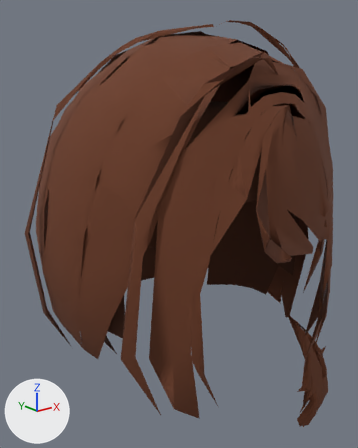
Before and after pictures for a commit that changed the glTF model art/characters/lod2/hair/full/hair_bob_pigtail.glb.
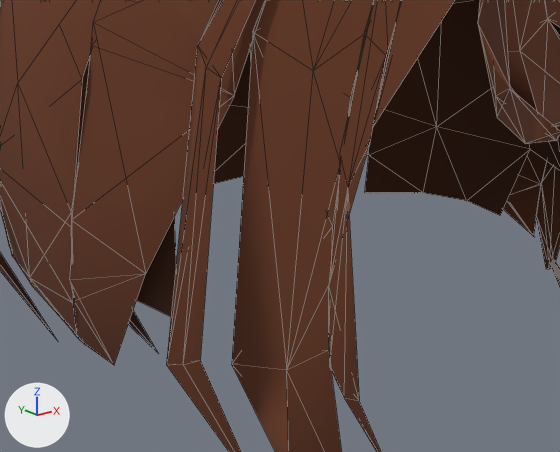
Old and new are each drawn whole from a 50 mm camera at (-0.553, -0.647, 1.059) aimed at (0.007, 0.053, 0.779) and again close up on the part from 13% to 82% of the width and 45% to 89% of the height. Every picture has the same lights, and +X, +Y and +Z are marked at lower left. The older version's two pictures come first. The close-ups show mesh edges as thin lines. Vertices at exactly the same position are counted once.

Objects in the first close-up: 'hair_bob_pigtail'.
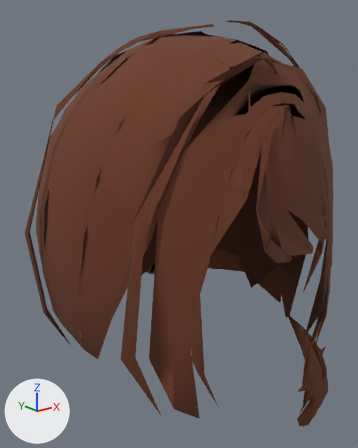
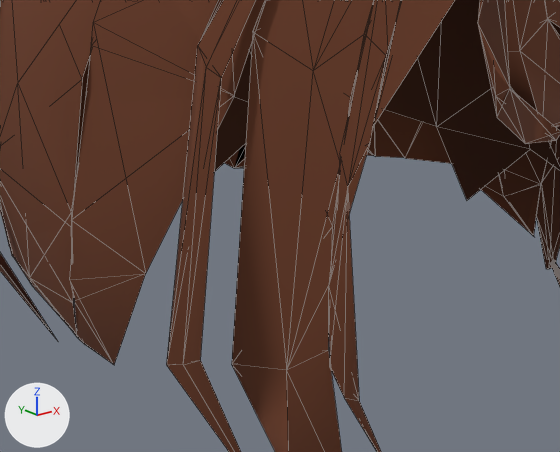
Where the change shows, as pixel boxes [x1, y1, x2, y2] in the close-ups (560 x 452 px):
part 1 of me_hair_bob_pigtail_001, deleted
    before: [129, 0, 560, 354]

The change, as a list of edits to the scene's bpy script:
```text
Change me_hair_bob_pigtail_001:
    used by ob_hair_bob_pigtail; location = (0.0, 0.0, 0.0)
    remove me_hair_bob_pigtail_001.from_pydata(...)  # 859 vertices, 1086 faces; spans x -0.282..0.302, y -0.228..0.297, z 0.347..1.131
    add me_hair_bob_pigtail_001.from_pydata(...)  # 845 vertices, 1058 faces; spans x -0.282..0.302, y -0.228..0.297, z 0.347..1.131
    me_hair_bob_pigtail_001 part 1
    14 vertices are removed from x -0.197..0.202, y -0.124..0.178, z 0.589..0.823
    28 faces are deleted
```
